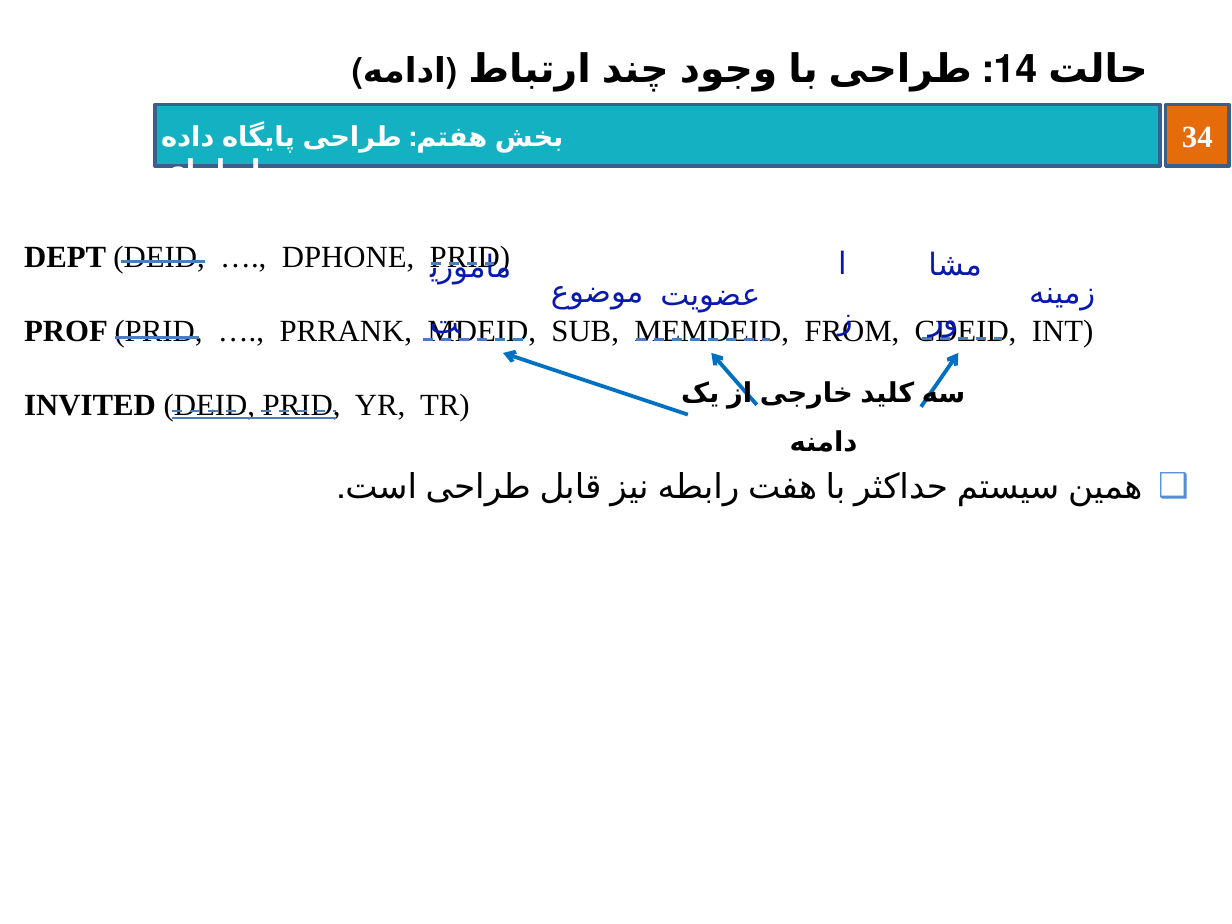
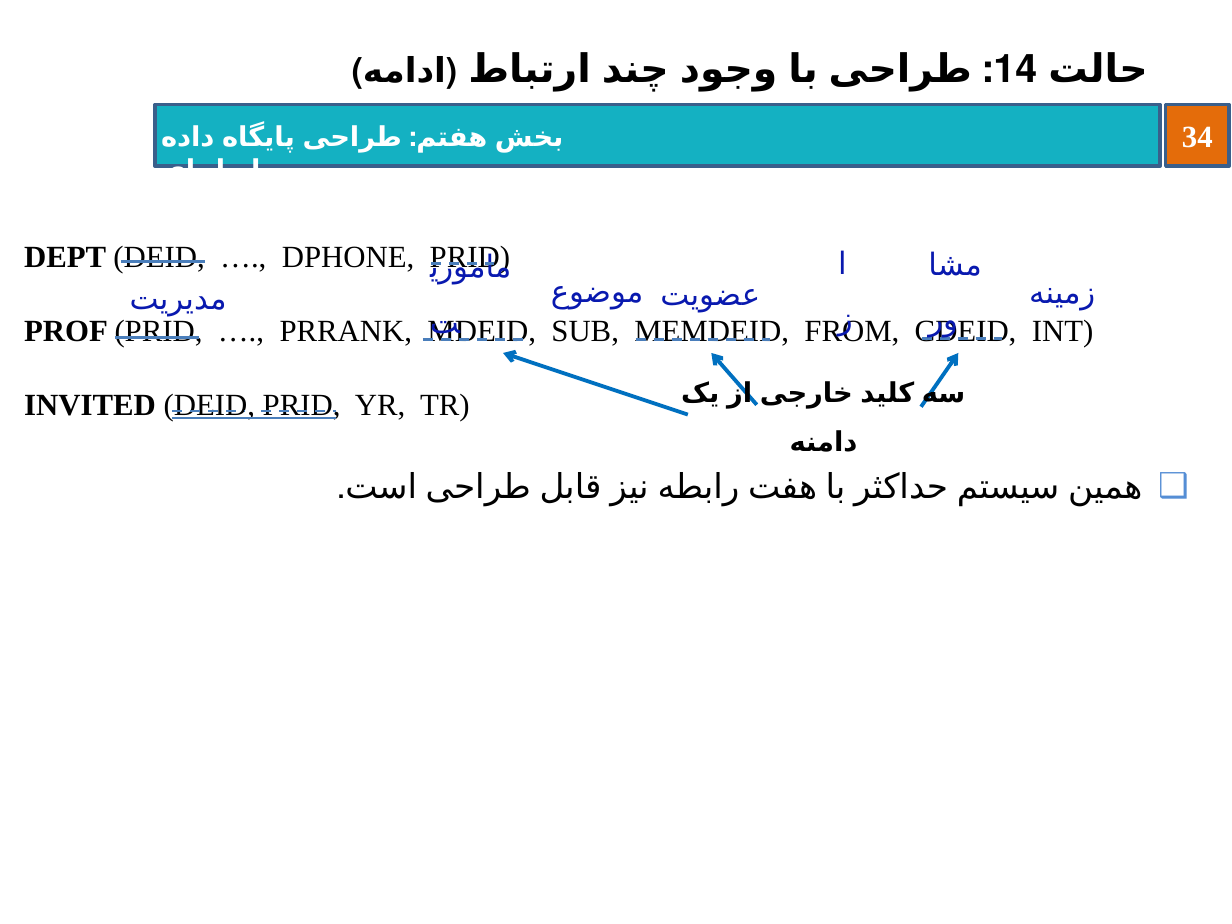
Before and after one commit to behnamhatami/DB-Slides, a slide deck: slide 34 of 7-DB-RDBDesign.pptx. Drawn at 1232x924 pixels with LibreOffice and Linux fonts; fonts in the diff are those of the drawing; background and template pictures are left out. Boxes give left, top, right and bottom in pixels: in the first picture for what was removed or moved away, otherwise in the second. Text is boxed around its words. In the diff, an @@ line names an element or a change of style, - is before the commit and + after.

```diff
--- a/7-DB-RDBDesign.pptx
+++ b/7-DB-RDBDesign.pptx
@@ text added at [130, 296, 227, 316], 18 pt, text #0919AF @@
+مدیریت
```
Also in this commit, not shown: 4 other slides changed.
